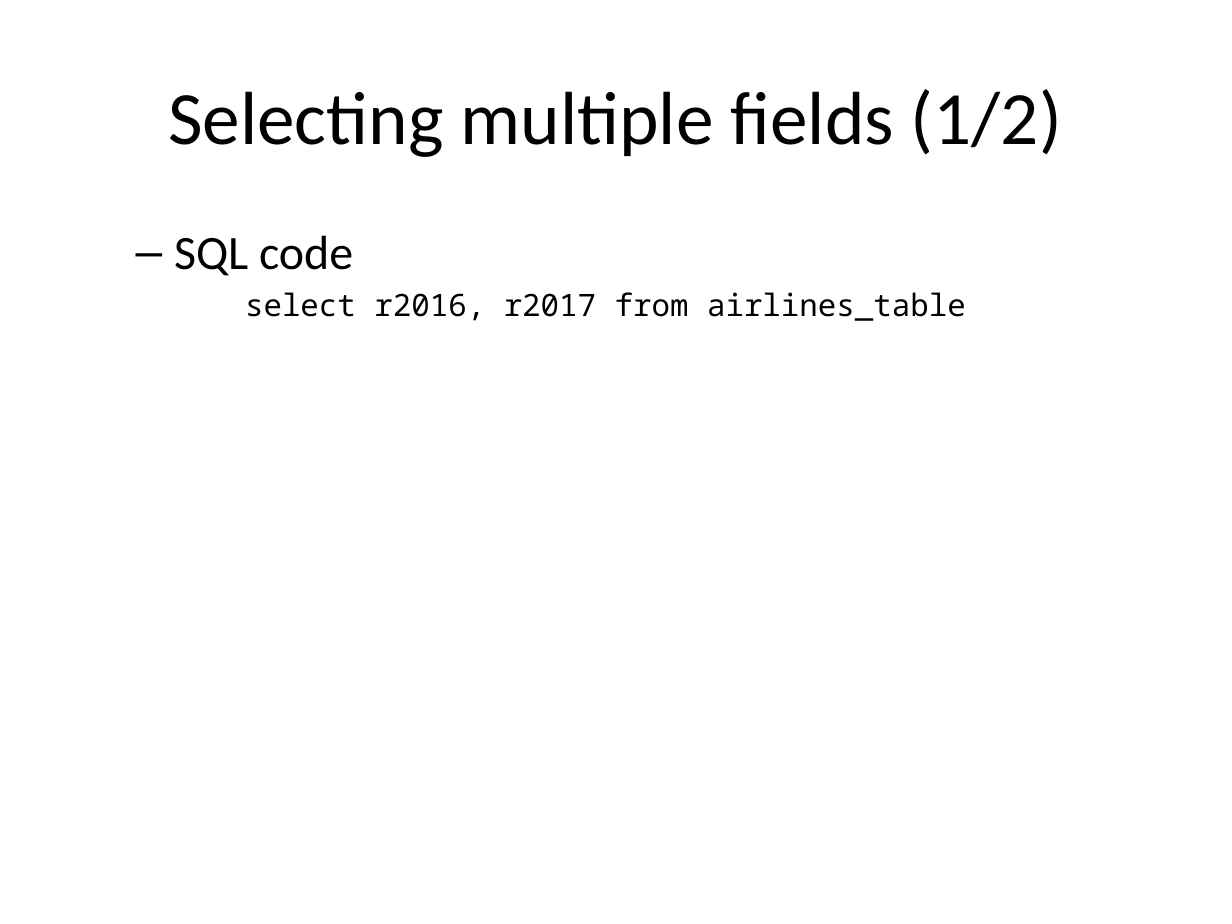
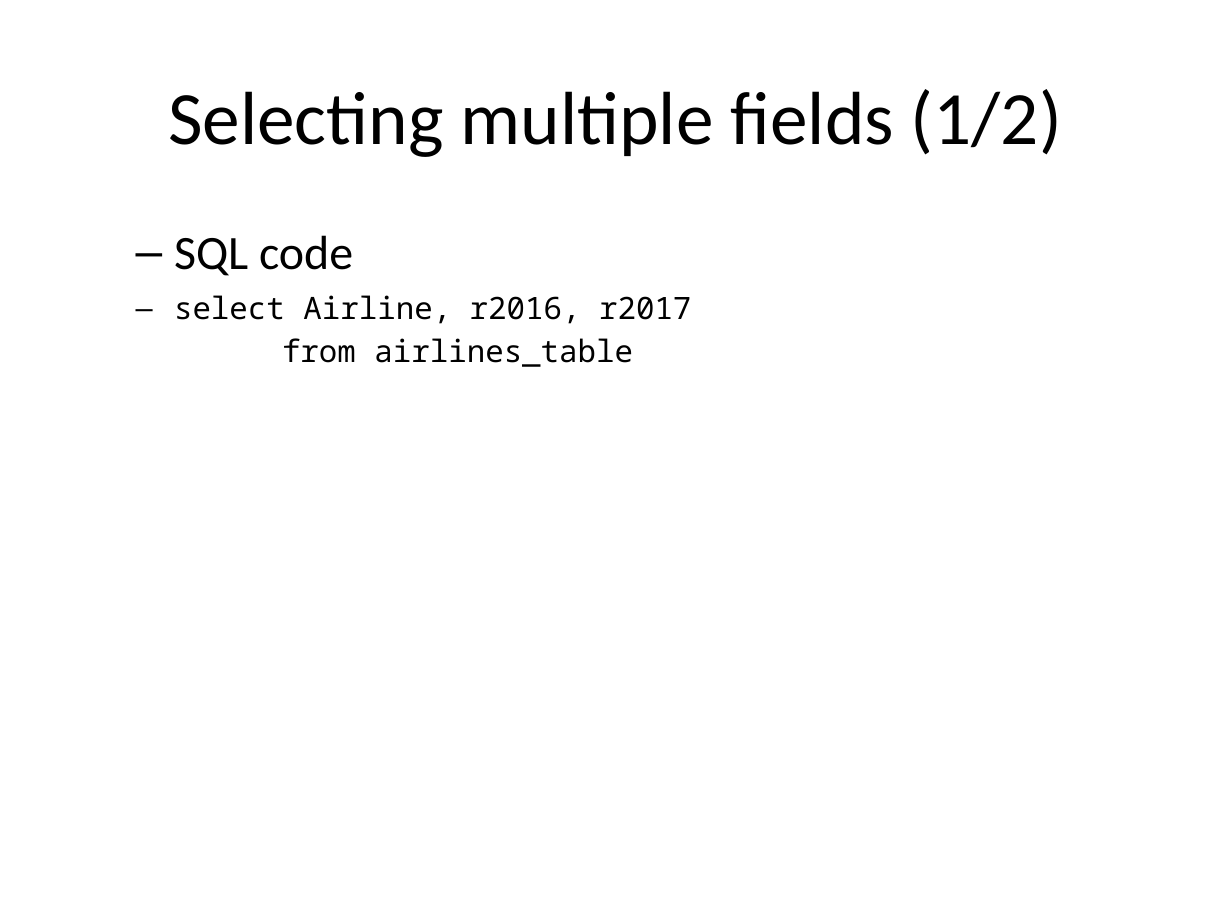
Before and after one commit to pmean/introduction-to-sql, a slide deck: slide 8 of src/select.pptx. Drawn at 1232x924 pixels with LibreOffice and Linux fonts; fonts in the diff are those of the drawing. Boxes give left, top, right and bottom in pixels: in the first picture for what was removed or moved away, otherwise in the second. Text is boxed around its words. In the diff, an @@ line names an element or a change of style, - is before the commit and + after.

```diff
--- a/src/select.pptx
+++ b/src/select.pptx
@@ text at [174, 295, 691, 367]: text changed @@
-select r2016, r2017 from airlines_table
+select Airline, r2016, r2017
+from airlines_table
```
Also in this commit, not shown: 3 other slides changed, 2 other files.
